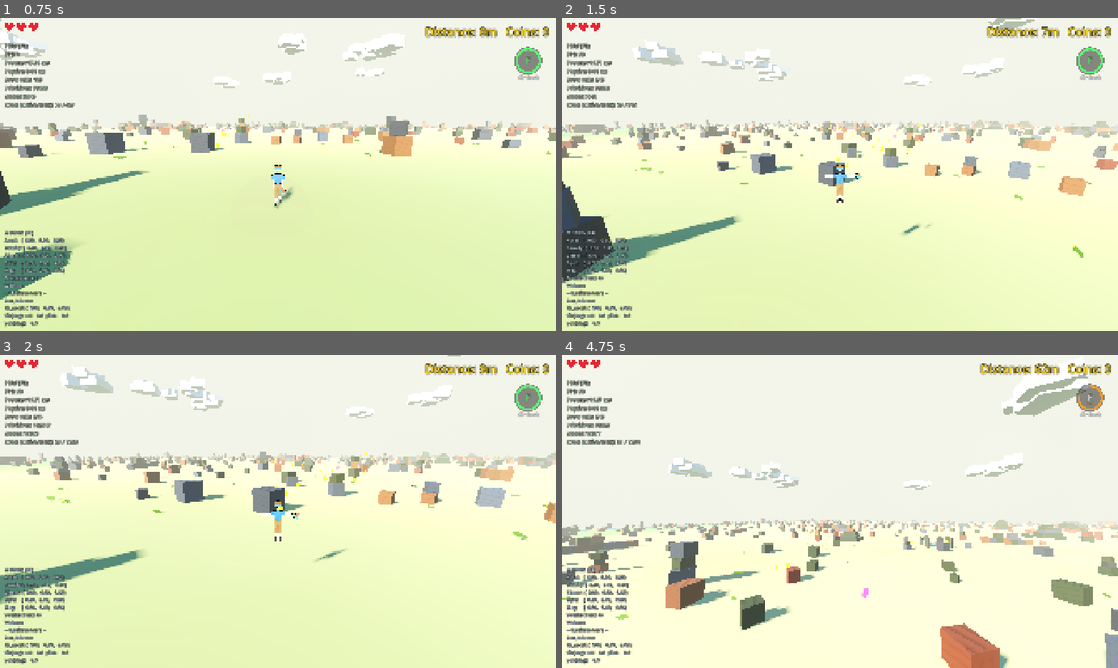
Above: before the commit, frames 1-4 (two rows, left to right).
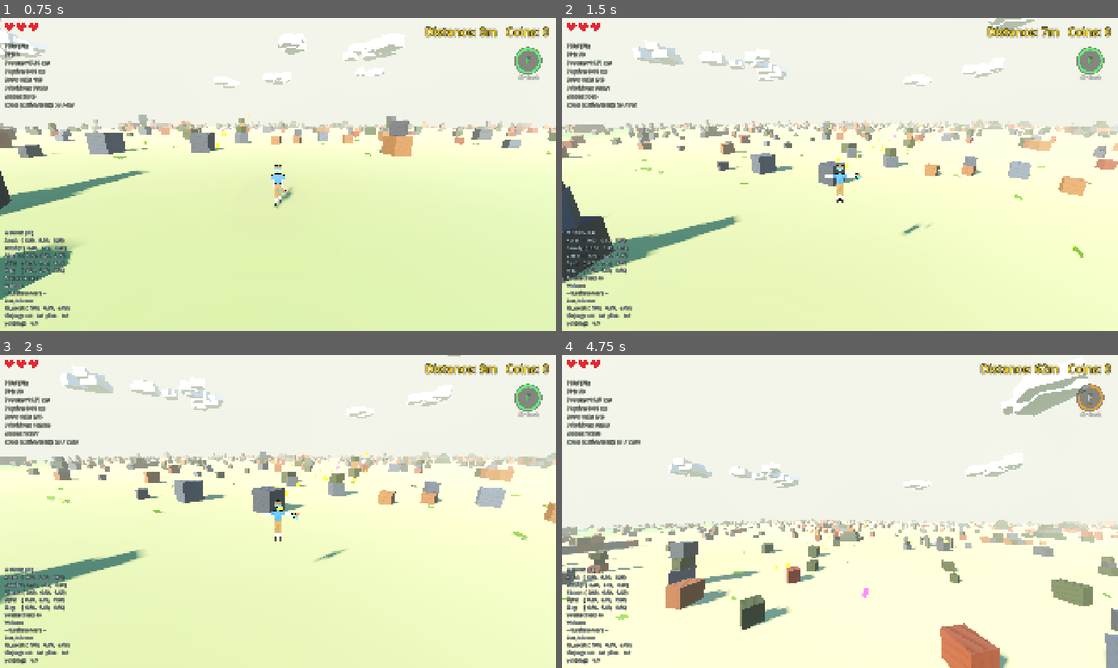
Above: after the commit, the same moments.

Repository: korjavin/godot-test1
Game: Godot game, scene res://scenes/main.tscn
Same seed, same stepped clock (60 frames per second), same inputs: the game is played once before the commit and once after it.
Inputs (mouse positions are in pixels of both pictures, inside the frame that each line leads up to):
- Up to frame 1 (0.75 s): tap Enter (ui_accept) at 0.5 s; move the mouse to (305, 174) at 0.52 s; hold W (move_forward) from 0.53 s (still down); hold Shift (run) from 0.53 s (still down)
- Up to frame 2 (1.5 s): keep holding W (move_forward); tap Space (jump) at 0.77, 1.07 s; move the mouse to (812, 174) at 1.27 s; release Shift (run) at 1.28 s; tap Ctrl (duck) at 1.35 s
- Up to frame 3 (2 s): keep holding W (move_forward); tap Space (jump) at 1.52, 1.82 s; tap Shift (run) at 1.55 s
- Up to frame 4 (4.75 s): keep holding W (move_forward); move the mouse to (851, 505) at 2.02 s; hold Shift (run) 2.03-2.78 s; move the mouse to (834, 517) at 2.77 s; tap F (special_ability) at 2.85 s; tap Space (jump) at 3.02, 3.32, 3.77, 4.07, 4.52 s; tap Shift (run) at 3.05, 3.8, 4.55 s; move the mouse to (878, 514) at 3.52 s; hold R (switch_character) 3.53-4.28 s; move the mouse to (795, 508) at 4.27 s; tap C (toggle_camera) at 4.35 s

Frame 1 is identical in both runs. In frame 2, less than 0.1% of the frame differs, in the area x 0-21%, y 22-37%; in frame 3, less than 0.1%; in frame 4, 0.2%, in the area x 1-41%, y 22-57%.

Commit message:
feat: keep blocks, structures, crocodiles and artifacts out of rivers

Diff:
--- a/scripts/endless_terrain.gd
+++ b/scripts/endless_terrain.gd
@@ -1194,6 +1194,11 @@
 	# Half the chunk width — handy for keeping things inside the chunk bounds.
 	var half_chunk := chunk_size / 2.0
 
+	# World-space centre of this chunk. Block positions below are chunk-LOCAL, so
+	# every biome/river question (which is asked in WORLD space, because the biome
+	# field is one continuous world-space field) adds this first.
+	var chunk_center := chunk_to_world(chunk_pos)
+
 	# Footprints of every block we place, returned so crocodiles can avoid them.
 	var obstacles: Array = []
 
@@ -1201,7 +1206,7 @@
 	# so scattered blocks can be placed around it (the scatter loop below checks
 	# against these footprints).
 	if rng.randf() < structure_chance:
-		spawn_feature_structure(rng, half_chunk, obstacles, platforms, block_batch, block_body)
+		spawn_feature_structure(rng, half_chunk, chunk_center, obstacles, platforms, block_batch, block_body)
 
 	# Store positions of scattered objects to check spacing between them
 	var spawned_positions: Array[Vector3] = []
@@ -1233,6 +1238,20 @@
 				if Vector2(random_x - ob.pos.x, random_z - ob.pos.z).length() < min_object_spacing:
 					valid_position = false
 					break
+
+		# ...and not standing in a river. Blocks in the water would break the
+		# "wade across, don't climb" read of a river band.
+		#
+		# EDUCATIONAL NOTE — WHY THIS TEST SITS HERE, after the draws:
+		# random_x/random_z have already been drawn, so the RNG has already
+		# advanced. Rejecting here is a `continue` exactly like the spacing test
+		# above — it removes a placement without inserting or removing a draw, so
+		# every chunk that does NOT touch a river regenerates byte-identically to
+		# before biomes existed. Testing BEFORE the draws (or drawing a fresh
+		# position on rejection) would shift the whole stream and reshuffle the
+		# world. Same discipline in every biome exclusion below.
+		if valid_position and is_river_at(chunk_center + object_pos):
+			valid_position = false
 
 		if not valid_position:
 			continue
@@ -1262,7 +1281,7 @@
 
 	return obstacles
 
-func spawn_feature_structure(rng: RandomNumberGenerator, half_chunk: float, obstacles: Array, platforms: Array, block_batch: Array, block_body: StaticBody3D) -> void:
+func spawn_feature_structure(rng: RandomNumberGenerator, half_chunk: float, chunk_center: Vector3, obstacles: Array, platforms: Array, block_batch: Array, block_body: StaticBody3D) -> void:
 	"""
 	Pick and build one "feature" structure for variety: a wall, a corridor to run
 	through, a gate, or a Mayan step-pyramid. Pyramids are the biggest/rarest
@@ -1271,29 +1290,39 @@
 
 	@param rng: The chunk's seeded RNG (so the choice is deterministic)
 	@param half_chunk: Half the chunk width, for bounds
+	@param chunk_center: World-space centre of the chunk, so each builder can turn
+	                  its chunk-LOCAL centre into a world position for the river
+	                  test (structures never stand in the water).
 	@param obstacles: Footprint list each piece is appended to (crocodiles + coins)
 	@param platforms: Walkable-top descriptors for patrolling crocodiles
 	@param block_batch: Out-param threaded down to create_box for MultiMesh batching
 	@param block_body: The chunk's shared block-collision body, threaded down to
 	                  create_box so each block's shape hangs on it (Task 5)
+
+	EDUCATIONAL NOTE — the river rule for structures: a structure is placed as ONE
+	object, so it gets ONE test, on its chosen centre, taken right after the draws
+	that produced that centre. A footprint-vs-band intersection test would be more
+	precise and much fiddlier for a band that winds; a centre test is enough to keep
+	walls and pyramids out of the water, which is all the rule is for.
 	"""
 	var pick := rng.randf()
 	if pick < 0.3:
-		spawn_wall(rng, half_chunk, obstacles, platforms, block_batch, block_body)
+		spawn_wall(rng, half_chunk, chunk_center, obstacles, platforms, block_batch, block_body)
 	elif pick < 0.55:
-		spawn_corridor(rng, half_chunk, obstacles, block_batch, block_body)
+		spawn_corridor(rng, half_chunk, chunk_center, obstacles, block_batch, block_body)
 	elif pick < 0.75:
-		spawn_gate(rng, half_chunk, obstacles, block_batch, block_body)
+		spawn_gate(rng, half_chunk, chunk_center, obstacles, block_batch, block_body)
 	else:
-		spawn_pyramid(rng, half_chunk, obstacles, platforms, block_batch, block_body)
-
-func spawn_pyramid(rng: RandomNumberGenerator, half_chunk: float, obstacles: Array, platforms: Array, block_batch: Array, block_body: StaticBody3D) -> void:
+		spawn_pyramid(rng, half_chunk, chunk_center, obstacles, platforms, block_batch, block_body)
+
+func spawn_pyramid(rng: RandomNumberGenerator, half_chunk: float, chunk_center: Vector3, obstacles: Array, platforms: Array, block_batch: Array, block_body: StaticBody3D) -> void:
 	"""
 	Build a Mayan step-pyramid: a few square slabs stacked smallest-on-top, like a
 	ziggurat. Each layer is a single flat box (cheap), not a grid of cubes.
 
 	@param rng: The chunk's seeded RNG
 	@param half_chunk: Half the chunk width, for bounds
+	@param chunk_center: World centre of the chunk, for the river test on the apex
 	@param obstacles: Footprint list (one entry for the whole base, with the apex
 	                  height as its top so a coin can perch on top)
 	@param platforms: Gets the flat apex registered as a patrol platform
@@ -1322,6 +1351,10 @@
 	var cx := rng.randf_range(-limit, limit)
 	var cz := rng.randf_range(-limit, limit)
 
+	# No pyramids in the water (centre test, taken right after the centre draws).
+	if is_river_at(chunk_center + Vector3(cx, 0.0, cz)):
+		return
+
 	var y := 0.0
 	for i in layers:
 		var w := base_size - i * shrink
@@ -1338,7 +1371,7 @@
 	if apex_half > 0.4:
 		platforms.append({ "center": Vector3(cx, y, cz), "half": Vector2(apex_half, apex_half) })
 
-func spawn_gate(rng: RandomNumberGenerator, half_chunk: float, obstacles: Array, block_batch: Array, block_body: StaticBody3D) -> void:
+func spawn_gate(rng: RandomNumberGenerator, half_chunk: float, chunk_center: Vector3, obstacles: Array, block_batch: Array, block_body: StaticBody3D) -> void:
 	"""
 	Build a monumental gate (Brandenburg-Tor style): two tall pillars with a thick
 	lintel beam across the top, leaving an opening to walk through.
@@ -1349,6 +1382,7 @@
 
 	@param rng: The chunk's seeded RNG
 	@param half_chunk: Half the chunk width, for bounds
+	@param chunk_center: World centre of the chunk, for the river test on the gate
 	@param obstacles: Footprint list (pillars, plus a coin-perch on the lintel)
 	@param block_batch: Out-param threaded down to create_box for MultiMesh batching
 	@param block_body: The chunk's shared block-collision body (Task 5)
@@ -1371,6 +1405,10 @@
 		return
 	var cx := rng.randf_range(-limit, limit)
 	var cz := rng.randf_range(-limit, limit)
+
+	# No gates in the water (centre test, taken right after the centre draws).
+	if is_river_at(chunk_center + Vector3(cx, 0.0, cz)):
+		return
 
 	# Distance from the gate centre to each pillar's centre.
 	var half_span := opening * 0.5 + pillar_w * 0.5
@@ -1393,13 +1431,15 @@
 	# Register the lintel centre as a (hard-to-reach but climbable) coin perch.
 	obstacles.append({ "pos": Vector3(cx, 0, cz), "radius": 1.0, "top": pillar_h + lintel_h, "climbable": true })
 
-func spawn_corridor(rng: RandomNumberGenerator, half_chunk: float, obstacles: Array, block_batch: Array, block_body: StaticBody3D) -> void:
+func spawn_corridor(rng: RandomNumberGenerator, half_chunk: float, chunk_center: Vector3, obstacles: Array, block_batch: Array, block_body: StaticBody3D) -> void:
 	"""
 	Build a corridor: two parallel two-block-high walls with a gap between them
 	that the player can run down.
 
 	@param rng: The chunk's seeded RNG
 	@param half_chunk: Half the chunk width, for bounds
+	@param chunk_center: World centre of the chunk, for the river test on the
+	                  corridor's midpoint
 	@param obstacles: Footprint list each block is appended to
 	@param block_batch: Out-param threaded down to create_box for MultiMesh batching
 	@param block_body: The chunk's shared block-collision body (Task 5)
@@ -1425,6 +1465,14 @@
 	var start := rng.randf_range(-limit, limit - span)
 	# Centreline of the corridor on the perpendicular axis.
 	var center_perp := rng.randf_range(-limit + gap * 0.5, limit - gap * 0.5)
+
+	# No corridors in the water. The corridor's centre is the midpoint of its run
+	# along one axis and the centreline on the other (centre test, taken right
+	# after the draws that fixed both).
+	var mid_along := start + span * 0.5
+	var corridor_center: Vector3 = Vector3(mid_along, 0.0, center_perp) if along_x else Vector3(center_perp, 0.0, mid_along)
+	if is_river_at(chunk_center + corridor_center):
+		return
 
 	# Two parallel walls, offset to either side of the centreline.
 	for side_sign in 2:
@@ -1440,13 +1488,15 @@
 			create_block(Vector3(x, block_size + block_size / 2.0, z), block_size, 0.0, rng, block_batch, block_body)
 			obstacles.append({ "pos": Vector3(x, 0, z), "radius": block_size * 0.71, "top": 2.0 * block_size, "climbable": false })
 
-func spawn_wall(rng: RandomNumberGenerator, half_chunk: float, obstacles: Array, platforms: Array, block_batch: Array, block_body: StaticBody3D) -> void:
+func spawn_wall(rng: RandomNumberGenerator, half_chunk: float, chunk_center: Vector3, obstacles: Array, platforms: Array, block_batch: Array, block_body: StaticBody3D) -> void:
 	"""
 	Build a single wall — a straight line of touching blocks the player must run
 	around — somewhere inside the chunk.
 
 	@param rng: The chunk's seeded RNG (so the wall is deterministic)
 	@param half_chunk: Half the chunk width, for bounds
+	@param chunk_center: World centre of the chunk, for the river test on the
+	                  wall's midpoint
 	@param obstacles: Footprint list to append each wall block to (for crocodiles)
 	@param platforms: Gets the wall ridge registered as a patrol platform
 	@param block_batch: Out-param threaded down to create_box for MultiMesh batching
@@ -1474,6 +1524,16 @@
 	var start := rng.randf_range(-limit, limit - span)
 	var fixed := rng.randf_range(-limit, limit)
 
+	# Midpoint of the wall's run — used both for the river test here and for the
+	# patrol-platform ridge at the bottom of this function.
+	var mid_along := start + (length - 1) * step * 0.5
+
+	# No walls in the water (centre test, taken right after the draws that placed
+	# the wall).
+	var wall_center: Vector3 = Vector3(mid_along, 0.0, fixed) if along_x else Vector3(fixed, 0.0, mid_along)
+	if is_river_at(chunk_center + wall_center):
+		return
+
 	for i in length:
 		var along := start + i * step
 		var x := along if along_x else fixed
@@ -1496,7 +1556,6 @@
 	# Register the wall ridge as a thin patrol platform (a crocodile can pace it
 	# end to end). Surface is the single-block height; doubled humps just become
 	# obstacles its feelers turn it back at.
-	var mid_along := start + (length - 1) * step * 0.5
 	var ridge_center: Vector3 = Vector3(mid_along, block_size, fixed) if along_x else Vector3(fixed, block_size, mid_along)
 	var half_along := (length - 1) * step * 0.5 + block_size * 0.5 - 0.4
 	var half_across := block_size * 0.5 - 0.3
@@ -1811,6 +1870,18 @@
 					valid_position = false
 					break
 
+		# Crocodiles don't stand in rivers — the water is the player's, and a river
+		# reads as a small safe(r) crossing. Rejected AFTER the position draws, so
+		# the stream is untouched (see the same note in spawn_objects_in_chunk).
+		#
+		# chunk_croc_target is deliberately NOT reduced: density is a DESIGN number
+		# (the difficulty gradient), never trimmed for a biome. The while loop's
+		# generous retry budget (5 tries per crocodile) simply finds dry spots
+		# instead, so a chunk merely grazed by a river keeps its full count; only a
+		# chunk almost entirely under water ends up with fewer.
+		if valid_position and is_river_at(chunk_world_pos + crocodile_pos):
+			valid_position = false
+
 		if not valid_position:
 			continue
 
@@ -1988,7 +2059,8 @@
 
 	@param chunk_pos: Chunk coordinates to decide for.
 	@return: {} when this chunk has no artifact (the ~19-in-20 case, or when every
-	         candidate spot fell too close to the coin road); otherwise
+	         candidate spot fell too close to the coin road or into a river);
+	         otherwise
 	         { "local": Vector3 (chunk-LOCAL position, y = 0),
 	           "kind": int (0..4, which of the five shapes),
 	           "seed": int (seeds the shape builder's own private RNG) }.
@@ -2000,7 +2072,8 @@
 	  below is fixed (chance roll, then 2 draws per placement try, then kind,
 	  then builder seed).
 	- Across runs, new_run() re-rolls run_seed, so artifacts land elsewhere.
-	- The road-clearance test reads the station cache (pure in `k`), so it too is
+	- The road-clearance test reads the station cache (pure in `k`) and the river
+	  test reads the biome field (pure in world position + run_seed), so both are
 	  load-order independent: rejection is a property of the POSITION, not of
 	  when the chunk happened to generate.
 	"""
@@ -2019,10 +2092,13 @@
 	var half := chunk_size / 2.0 - ARTIFACT_EDGE_MARGIN
 
 	# 2. Try a few candidate spots; accept the FIRST one far enough from the road
-	# centerline. This is what produces the off-road bias AND the hard "never on
-	# the centerline" rule. Acceptance stops the loop, so the draw sequence is
-	# still fixed for a given outcome (2 draws per try until the accepted try),
-	# and the kind/seed draws always follow in the same order.
+	# centerline AND out of the water. This is what produces the off-road bias AND
+	# the hard "never on the centerline" rule. Acceptance stops the loop, so the
+	# draw sequence is still fixed for a given outcome (2 draws per try until the
+	# accepted try), and the kind/seed draws always follow in the same order.
+	# Adding the river test to the SAME acceptance condition keeps that shape: an
+	# artifact whose first candidate lands in a river just tries the next spot, or
+	# is skipped entirely — no draw is inserted or removed.
 	var local_x := 0.0
 	var local_z := 0.0
 	var placed := false
@@ -2031,7 +2107,8 @@
 		tries += 1
 		local_x = rng.randf_range(-half, half)
 		local_z = rng.randf_range(-half, half)
-		if _road_lateral_distance(center.x + local_x, center.z + local_z) >= ARTIFACT_ROAD_CLEARANCE:
+		if _road_lateral_distance(center.x + local_x, center.z + local_z) >= ARTIFACT_ROAD_CLEARANCE \
+				and not is_river_at(Vector3(center.x + local_x, 0.0, center.z + local_z)):
 			placed = true
 	if not placed:
 		return {}
Not shown, changed: docs/plans/20260815-biomes.md
